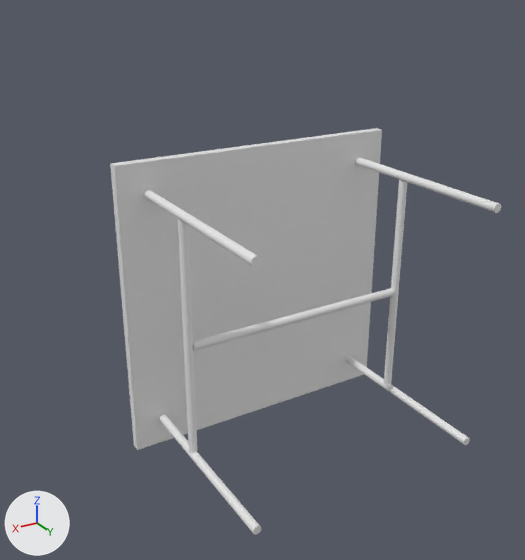
A saved change to the OBJ model data/selected/01.obj.
The view is the same before and after, from a camera (50 mm lens) standing at (2440.0, 2079.0, 2182.0) and looking at (814.0, -632.0, 827.0). Lighting does not change. The marker at lower left points along +X, +Y and +Z. Where no turn or scale is listed for an object, it has been applied to the vertices.

Before the edit, the objects in view are built like this:
```python
me_01 = bpy.data.meshes.new('01')
me_01.from_pydata(...)  # 369 vertices, 706 faces; spans x -152.0..1372.0, y -1033.0..0.0, z -152.0..1372.0
ob_01 = bpy.data.objects.new('01', me_01)
ob_01.location = (0.0, 0.0, 0.0)
```
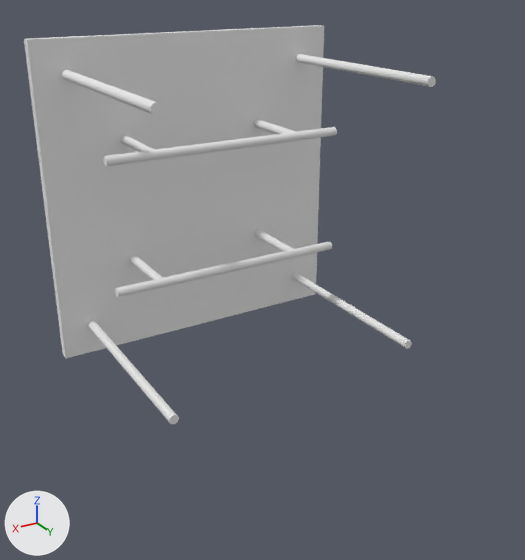
Location of each change, [x1, y1, x2, y2] in pixels of the pictures (525 x 560 px; the box of a moved part takes in the faces that stretch with it):
'01', reshaped
    before: [110, 128, 501, 535]
    after: [24, 25, 436, 424]
part 1 of me_01, moved or reshaped
    before: [110, 128, 382, 450]
    after: [24, 25, 324, 358]
part 2 of me_01, moved or reshaped
    before: [345, 355, 470, 445]
    after: [292, 272, 412, 349]
part 3 of me_01, moved or reshaped
    before: [159, 414, 261, 535]
    after: [88, 320, 179, 424]
part 4 of me_01, moved or reshaped
    before: [144, 190, 261, 267]
    after: [62, 70, 162, 115]
part 5 of me_01, moved or reshaped
    before: [355, 157, 501, 213]
    after: [296, 54, 436, 87]
part 6 of me_01, moved or reshaped
    before: [178, 219, 197, 453]
    after: [120, 135, 155, 152]
part 7 of me_01, moved or reshaped
    before: [193, 288, 394, 351]
    after: [103, 127, 337, 166]
part 8 of me_01, moved or reshaped
    before: [384, 180, 407, 385]
    after: [254, 119, 296, 134]
part 9 of me_01, added
    after: [129, 254, 163, 280]
part 10 of me_01, added
    after: [115, 241, 332, 297]
part 11 of me_01, added
    after: [255, 229, 294, 252]

The change, as a list of edits to the scene's bpy script:
```text
Add mat_explorer_default:
    mat_explorer_default = principled_material('Explorer_Default')
    mat_explorer_default.base_color = (0.8, 0.8, 0.8)  # white #e7e7e7
    mat_explorer_default.roughness = 1.0
Change me_01:
    where me_01.from_pydata(...)  # 369 vertices, 706 faces; spans x -152.0..1372.0, y -1033.0..0.0, z -152.0..1372.0
    used by ob_01; location = (0.0, 0.0, 0.0)
    me_01 part 1: the loose piece of 8 vertices spanning x -152.0..1372.0, y -1033.0..-982.0, z -152.0..1372.0 is moved by (266.0, -195.0, 532.0), in mat_explorer_default (white #e7e7e7)
    me_01 part 2: the loose piece of 54 vertices spanning x -21.0..21.0, y -982.0..0.0, z -21.0..21.0 is moved by (266.0, -195.0, 532.0), in mat_explorer_default (white #e7e7e7)
    me_01 part 3: the loose piece of 48 vertices spanning x 1198.0..1240.0, y -982.0..0.0, z -21.0..21.0 is moved by (266.0, -195.0, 532.0), in mat_explorer_default (white #e7e7e7)
    me_01 part 4: the loose piece of 49 vertices spanning x 1198.0..1240.0, y -982.0..0.0, z 1198.0..1240.0 is moved by (266.0, -195.0, 532.0), in mat_explorer_default (white #e7e7e7)
    me_01 part 5: the loose piece of 48 vertices spanning x -21.0..21.0, y -982.0..0.0, z 1198.0..1240.0 is moved by (266.0, -195.0, 532.0), in mat_explorer_default (white #e7e7e7)
    me_01 part 6: the loose piece of 54 vertices spanning x 1198.0..1240.0, y -635.0..-593.0, z 21.0..1198.0 is multiplied about its middle by the matrix ((1.0, 0.0, 0.0), (0.0, 0.0, -0.3), (0.0, 1.0, 0.0)), then moved by (24.0, -388.0, 830.0), in mat_explorer_default (white #e7e7e7)
    me_01 part 7: the loose piece of 54 vertices spanning x 22.0..1199.0, y -635.0..-593.0, z 568.0..610.0 is moved by (266.0, -205.0, 851.0), in mat_explorer_default (white #e7e7e7)
    me_01 part 8: the loose piece of 54 vertices spanning x -21.0..21.0, y -635.0..-593.0, z 21.0..1198.0 is multiplied about its middle by the matrix ((1.0, 0.0, 0.0), (0.0, 0.0, -0.3), (0.0, 1.0, 0.0)), then moved by (517.0, -388.0, 832.0), in mat_explorer_default (white #e7e7e7)
    me_01 part 9: the loose piece of 54 vertices spanning x -21.0..21.0, y -982.0..0.0, z -21.0..21.0 is copied, and the copy is scaled about its middle by (1, 0.36, 1), then moved by (1244.0, -511.0, 839.0), in mat_explorer_default (white #e7e7e7); it spans x 1222.0..1265.0, y -1179.0..-826.0, z 818.0..860.0
    me_01 part 10: the loose piece of 54 vertices spanning x 22.0..1199.0, y -635.0..-593.0, z 568.0..610.0 is copied, and the copy is moved by (266.0, -205.0, 251.0), in mat_explorer_default (white #e7e7e7); it spans x 289.0..1466.0, y -840.0..-798.0, z 819.0..861.0
    me_01 part 11: the loose piece of 54 vertices spanning x -21.0..21.0, y -982.0..0.0, z -21.0..21.0 is copied, and the copy is scaled about its middle by (1, 0.36, 1), then moved by (517.0, -511.0, 841.0), in mat_explorer_default (white #e7e7e7); it spans x 496.0..538.0, y -1179.0..-826.0, z 820.0..862.0
    add me_01.materials.append(mat_explorer_default)  # white #e7e7e7
```
